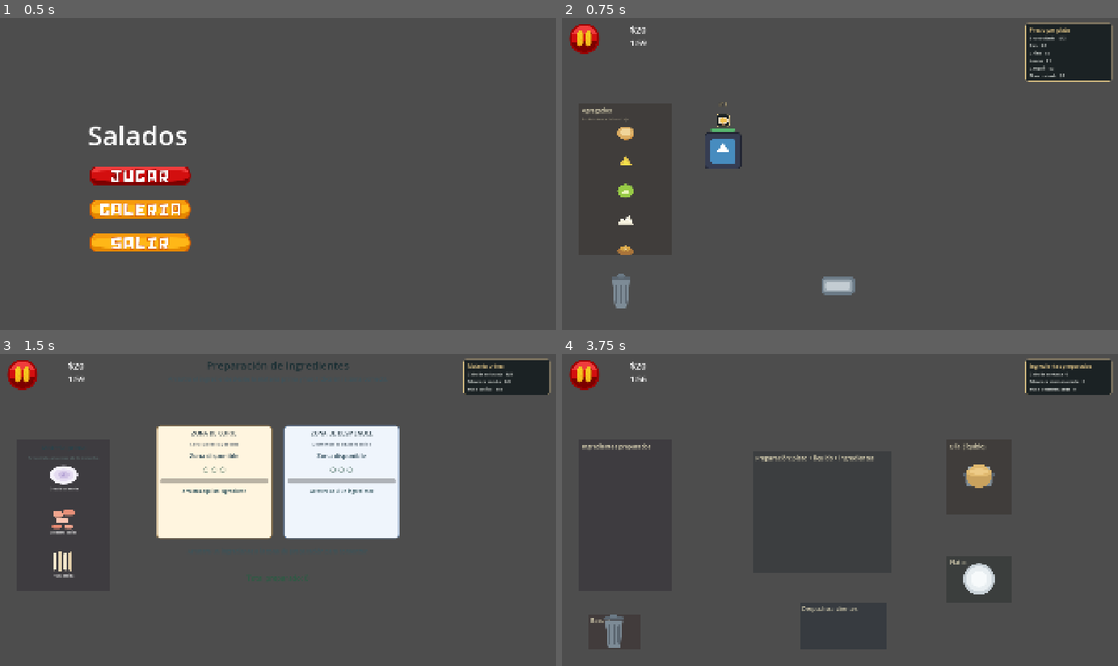
Above: before the commit, frames 1-4 (two rows, left to right).
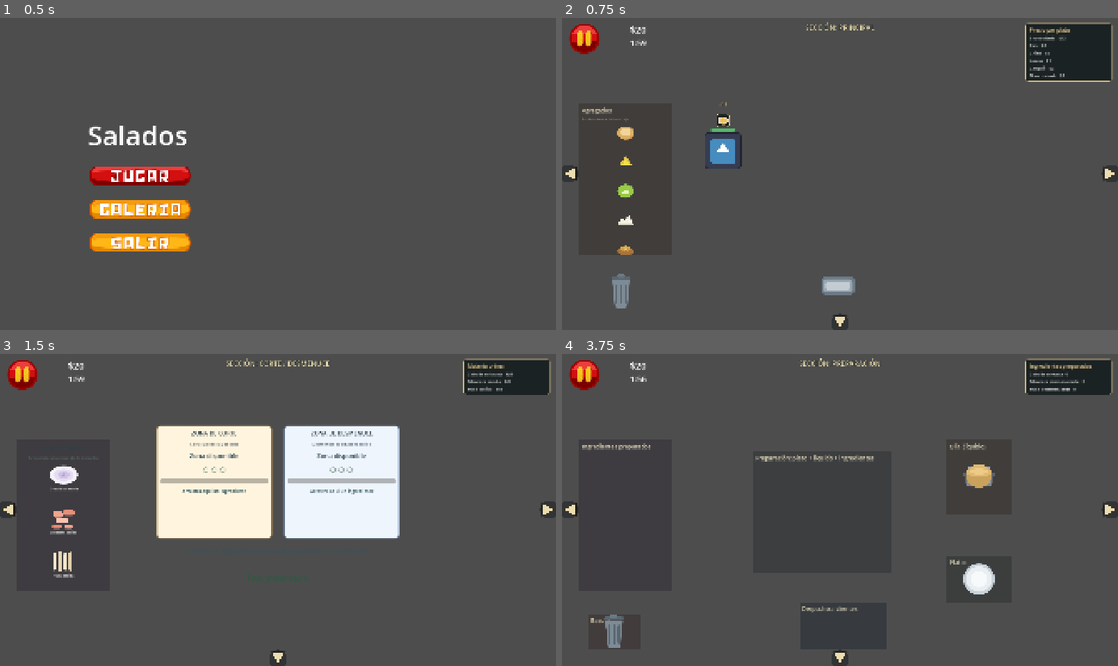
Above: after the commit, the same moments.

Repository: pancrasea/Salados
Game: Godot game, scene res://src/core/main/main.tscn
Same seed, same stepped clock (60 frames per second), same inputs: the game is played once before the commit and once after it. The engine's default icon, where the game draws it, is replaced by a stand-in: a white triangle on a blue panel in a dark square.
Inputs (mouse positions are in pixels of both pictures, inside the frame that each line leads up to):
- Up to frame 1 (0.5 s): no input
- Up to frame 2 (0.75 s): click (701, 177) at 0.5 s
- Up to frame 3 (1.5 s): click (5, 510) at 1.25 s
- Up to frame 4 (3.75 s): click (1112, 510) at 2 s; click (840, 659) at 2.75 s; click (567, 510) at 3.5 s

Frame 1 is identical in both runs. In frame 2, 0.5% of the frame differs, in the area x 0-100%, y 1-100%; in frame 3, 0.8%; in frame 4, 0.6%.

Commit message:
movements buttons

Diff:
--- a/resources/items/canguil.tres
+++ b/resources/items/canguil.tres
@@ -1,12 +1,12 @@
-[gd_resource type="Resource" script_class="ItemData" load_steps=3 format=3]
+[gd_resource type="Resource" script_class="ItemData" format=3 uid="uid://cg450gsrfd3lq"]
 
-[ext_resource type="Script" path="res://src/entities/item/item_data.gd" id="1"]
-[ext_resource type="Texture2D" path="res://assets/sprites/items/canguil.svg" id="2"]
+[ext_resource type="Script" uid="uid://3lbagxejrkv8" path="res://src/entities/item/item_data.gd" id="1"]
+[ext_resource type="Texture2D" uid="uid://ctrwutiihl1rh" path="res://assets/sprites/items/canguil.svg" id="2"]
 
 [resource]
 script = ExtResource("1")
 name = "Canguil"
+icon = ExtResource("2")
+price = 2
 item_id = "canguil"
-icon = ExtResource("2")
 is_final_product = true
-price = 2
--- a/resources/items/chifle.tres
+++ b/resources/items/chifle.tres
@@ -1,12 +1,12 @@
-[gd_resource type="Resource" script_class="ItemData" load_steps=3 format=3]
+[gd_resource type="Resource" script_class="ItemData" format=3 uid="uid://bpb7mdaexy70q"]
 
-[ext_resource type="Script" path="res://src/entities/item/item_data.gd" id="1"]
-[ext_resource type="Texture2D" path="res://assets/sprites/items/chifle.svg" id="2"]
+[ext_resource type="Script" uid="uid://3lbagxejrkv8" path="res://src/entities/item/item_data.gd" id="1"]
+[ext_resource type="Texture2D" uid="uid://borjhg6perjfn" path="res://assets/sprites/items/chifle.svg" id="2"]
 
 [resource]
 script = ExtResource("1")
 name = "Chifle"
+icon = ExtResource("2")
+price = 3
 item_id = "chifle"
-icon = ExtResource("2")
 is_final_product = true
-price = 3
--- a/resources/items/encebollado.tres
+++ b/resources/items/encebollado.tres
@@ -1,13 +1,12 @@
-[gd_resource type="Resource" script_class="ItemData" load_steps=3 format=3]
+[gd_resource type="Resource" script_class="ItemData" format=3 uid="uid://b3uogef8kxvhy"]
 
-[ext_resource type="Script" path="res://src/entities/item/item_data.gd" id="1"]
-[ext_resource type="Texture2D" path="res://assets/sprites/items/encebollado.svg" id="2"]
+[ext_resource type="Script" uid="uid://3lbagxejrkv8" path="res://src/entities/item/item_data.gd" id="1"]
+[ext_resource type="Texture2D" uid="uid://bd3vivbndd1k2" path="res://assets/sprites/items/encebollado.svg" id="2"]
 
 [resource]
 script = ExtResource("1")
 name = "Encebollado"
+icon = ExtResource("2")
+price = 12
 item_id = "encebollado"
-icon = ExtResource("2")
-is_container = false
 is_final_product = true
-price = 12
--- a/resources/items/limon.tres
+++ b/resources/items/limon.tres
@@ -1,12 +1,12 @@
-[gd_resource type="Resource" script_class="ItemData" load_steps=3 format=3]
+[gd_resource type="Resource" script_class="ItemData" format=3 uid="uid://d0k2wagtesou5"]
 
-[ext_resource type="Script" path="res://src/entities/item/item_data.gd" id="1"]
-[ext_resource type="Texture2D" path="res://assets/sprites/items/limon.svg" id="2"]
+[ext_resource type="Script" uid="uid://3lbagxejrkv8" path="res://src/entities/item/item_data.gd" id="1"]
+[ext_resource type="Texture2D" uid="uid://b0upw2ceki5co" path="res://assets/sprites/items/limon.svg" id="2"]
 
 [resource]
 script = ExtResource("1")
 name = "Limón"
+icon = ExtResource("2")
+price = 1
 item_id = "limon"
-icon = ExtResource("2")
 is_final_product = true
-price = 1
--- a/resources/items/maiz_tostado.tres
+++ b/resources/items/maiz_tostado.tres
@@ -1,12 +1,12 @@
-[gd_resource type="Resource" script_class="ItemData" load_steps=3 format=3]
+[gd_resource type="Resource" script_class="ItemData" format=3 uid="uid://b0oknv14q3n6q"]
 
-[ext_resource type="Script" path="res://src/entities/item/item_data.gd" id="1"]
-[ext_resource type="Texture2D" path="res://assets/sprites/items/maiz_tostado.svg" id="2"]
+[ext_resource type="Script" uid="uid://3lbagxejrkv8" path="res://src/entities/item/item_data.gd" id="1"]
+[ext_resource type="Texture2D" uid="uid://coccwmqdcgmsq" path="res://assets/sprites/items/maiz_tostado.svg" id="2"]
 
 [resource]
 script = ExtResource("1")
 name = "Maíz tostado"
+icon = ExtResource("2")
+price = 2
 item_id = "maiz_tostado"
-icon = ExtResource("2")
 is_final_product = true
-price = 2
--- a/resources/items/pan.tres
+++ b/resources/items/pan.tres
@@ -1,12 +1,12 @@
-[gd_resource type="Resource" script_class="ItemData" load_steps=3 format=3]
+[gd_resource type="Resource" script_class="ItemData" format=3 uid="uid://bgxrltlyd7rxc"]
 
-[ext_resource type="Script" path="res://src/entities/item/item_data.gd" id="1"]
-[ext_resource type="Texture2D" path="res://assets/sprites/items/pan.svg" id="2"]
+[ext_resource type="Script" uid="uid://3lbagxejrkv8" path="res://src/entities/item/item_data.gd" id="1"]
+[ext_resource type="Texture2D" uid="uid://dfkncx01qlo27" path="res://assets/sprites/items/pan.svg" id="2"]
 
 [resource]
 script = ExtResource("1")
 name = "Pan"
+icon = ExtResource("2")
+price = 2
 item_id = "pan"
-icon = ExtResource("2")
 is_final_product = true
-price = 2
--- a/resources/items/pescado_desmenuzado.tres
+++ b/resources/items/pescado_desmenuzado.tres
@@ -1,12 +1,10 @@
-[gd_resource type="Resource" script_class="ItemData" load_steps=3 format=3]
+[gd_resource type="Resource" script_class="ItemData" format=3 uid="uid://d1wpe56ey86qb"]
 
-[ext_resource type="Script" path="res://src/entities/item/item_data.gd" id="1"]
-[ext_resource type="Texture2D" path="res://assets/sprites/items/pescado_desmenuzado.svg" id="2"]
+[ext_resource type="Script" uid="uid://3lbagxejrkv8" path="res://src/entities/item/item_data.gd" id="1"]
+[ext_resource type="Texture2D" uid="uid://cbvio35ghrond" path="res://assets/sprites/items/pescado_desmenuzado.svg" id="2"]
 
 [resource]
 script = ExtResource("1")
 name = "Albacora desmenuzada"
+icon = ExtResource("2")
 item_id = "albacora_desmenuzada"
-icon = ExtResource("2")
-is_container = false
-is_final_product = false
--- a/src/entities/station/corte_desmenuce/CorteDesmenuce.tscn
+++ b/src/entities/station/corte_desmenuce/CorteDesmenuce.tscn
@@ -1,22 +1,22 @@
-[gd_scene load_steps=11 format=3]
+[gd_scene format=3 uid="uid://c3of4ejo5xpoa"]
 
-[ext_resource type="Script" path="res://src/entities/station/corte_desmenuce/corte_desmenuce.gd" id="1_script"]
+[ext_resource type="Script" uid="uid://brnct65djgr6r" path="res://src/entities/station/corte_desmenuce/corte_desmenuce.gd" id="1_script"]
 [ext_resource type="PackedScene" path="res://src/entities/station/corte_desmenuce/components/zona_procesamiento.tscn" id="2_zona"]
 [ext_resource type="Theme" path="res://src/ui/themes/corte_theme.tres" id="3_theme"]
-[ext_resource type="Script" path="res://src/entities/item/food_spawner.gd" id="4_spawner"]
-[ext_resource type="PackedScene" path="res://src/entities/item/base_item.tscn" id="5_base"]
-[ext_resource type="Script" path="res://src/entities/item/item_data.gd" id="6_item"]
-[ext_resource type="Resource" path="res://resources/items/item_cebolla_colorada.tres" id="7_cebolla"]
-[ext_resource type="Resource" path="res://resources/items/item_albacora.tres" id="8_albacora"]
-[ext_resource type="Resource" path="res://resources/items/item_yuca.tres" id="9_yuca"]
+[ext_resource type="Script" uid="uid://d32mm0dvlxby5" path="res://src/entities/item/food_spawner.gd" id="4_spawner"]
+[ext_resource type="PackedScene" uid="uid://cprepj6on75a7" path="res://src/entities/item/base_item.tscn" id="5_base"]
+[ext_resource type="Script" uid="uid://3lbagxejrkv8" path="res://src/entities/item/item_data.gd" id="6_item"]
+[ext_resource type="Resource" uid="uid://dp16ststomd85" path="res://resources/items/item_cebolla_colorada.tres" id="7_cebolla"]
+[ext_resource type="Resource" uid="uid://bs6x8roxg4tob" path="res://resources/items/item_albacora.tres" id="8_albacora"]
+[ext_resource type="Resource" uid="uid://ddhjmj1sdmjxl" path="res://resources/items/item_yuca.tres" id="9_yuca"]
 
 [sub_resource type="RectangleShape2D" id="Shape_Entrada"]
 size = Vector2(900, 420)
 
-[node name="CorteDesmenuce" type="Node2D"]
+[node name="CorteDesmenuce" type="Node2D" unique_id=673223503]
 script = ExtResource("1_script")
 
-[node name="ZonaMateriaPrima" type="ColorRect" parent="."]
+[node name="ZonaMateriaPrima" type="ColorRect" parent="." unique_id=256214451]
 offset_left = 60.0
 offset_top = 300.0
 offset_right = 380.0
@@ -24,23 +24,22 @@
 mouse_filter = 2
 color = Color(0.14, 0.12, 0.16, 0.35)
 
-[node name="MateriaPrima" type="Node2D" parent="."]
+[node name="MateriaPrima" type="Node2D" parent="." unique_id=139199273]
 position = Vector2(220, 420)
 script = ExtResource("4_spawner")
 foods = Array[ExtResource("6_item")]([ExtResource("7_cebolla"), ExtResource("8_albacora"), ExtResource("9_yuca")])
 item_scene = ExtResource("5_base")
 respawn_delay = 0.6
-slot_spacing = 150.0
 first_slot_offset = Vector2(0, 0)
 stock_source = 2
 
-[node name="DropArea" type="Area2D" parent="."]
+[node name="DropArea" type="Area2D" parent="." unique_id=830420208]
 position = Vector2(960, 445)
 
-[node name="CollisionShape2D" type="CollisionShape2D" parent="DropArea"]
+[node name="CollisionShape2D" type="CollisionShape2D" parent="DropArea" unique_id=1856897309]
 shape = SubResource("Shape_Entrada")
 
-[node name="UILayer" type="Control" parent="."]
+[node name="UILayer" type="Control" parent="." unique_id=2017049497]
 layout_mode = 3
 anchors_preset = 15
 anchor_right = 1.0
@@ -49,8 +48,8 @@
 grow_vertical = 2
 mouse_filter = 2
 
-[node name="Pantalla" type="Control" parent="UILayer"]
-layout_mode = 3
+[node name="Pantalla" type="Control" parent="UILayer" unique_id=560226409]
+layout_mode = 1
 anchors_preset = 15
 anchor_right = 1.0
 anchor_bottom = 1.0
@@ -59,66 +58,38 @@
 mouse_filter = 2
 theme = ExtResource("3_theme")
 
-[node name="Titulo" type="Label" parent="UILayer/Pantalla"]
-layout_mode = 0
-offset_left = 0.0
-offset_top = 16.0
-offset_right = 1920.0
-offset_bottom = 64.0
-mouse_filter = 2
-theme_override_font_sizes/font_size = 36
-theme_override_colors/font_color = Color(0.10, 0.18, 0.20, 1)
-text = "Preparación de ingredientes"
-horizontal_alignment = 1
-
-[node name="Subtitulo" type="Label" parent="UILayer/Pantalla"]
-layout_mode = 0
-offset_left = 0.0
-offset_top = 74.0
-offset_right = 1920.0
-offset_bottom = 108.0
-mouse_filter = 2
-theme_override_font_sizes/font_size = 20
-theme_override_colors/font_color = Color(0.24, 0.32, 0.35, 1)
-text = "Arrastra el ingrediente desde la materia prima y haz 3 clics en la zona correcta."
-horizontal_alignment = 1
-
-[node name="EtiquetaStock" type="Label" parent="UILayer/Pantalla"]
+[node name="EtiquetaStock" type="Label" parent="UILayer/Pantalla" unique_id=1097413075]
 layout_mode = 0
 offset_left = 60.0
 offset_top = 310.0
 offset_right = 380.0
 offset_bottom = 346.0
-mouse_filter = 2
+theme_override_colors/font_color = Color(0.15, 0.26, 0.29, 1)
 theme_override_font_sizes/font_size = 22
-theme_override_colors/font_color = Color(0.15, 0.26, 0.29, 1)
 text = "Materia prima"
 horizontal_alignment = 1
 
-[node name="AyudaStock" type="Label" parent="UILayer/Pantalla"]
+[node name="AyudaStock" type="Label" parent="UILayer/Pantalla" unique_id=256560525]
 layout_mode = 0
 offset_left = 60.0
 offset_top = 350.0
 offset_right = 380.0
 offset_bottom = 381.0
-mouse_filter = 2
+theme_override_colors/font_color = Color(0.33, 0.4, 0.4, 1)
 theme_override_font_sizes/font_size = 15
-theme_override_colors/font_color = Color(0.33, 0.40, 0.40, 1)
 text = "Arrástrala a la zona de la derecha."
 horizontal_alignment = 1
 
-[node name="ZonaCorte" parent="UILayer/Pantalla" instance=ExtResource("2_zona")]
+[node name="ZonaCorte" parent="UILayer/Pantalla" unique_id=1097341260 instance=ExtResource("2_zona")]
 unique_name_in_owner = true
 layout_mode = 0
 offset_left = 540.0
 offset_top = 250.0
 offset_right = 940.0
 offset_bottom = 640.0
-tipo_aceptado = 0
-titulo_visible = "ZONA DE CORTE"
 ayuda_visible = "Corta la cebolla y la yuca"
 
-[node name="ZonaDesmenuce" parent="UILayer/Pantalla" instance=ExtResource("2_zona")]
+[node name="ZonaDesmenuce" parent="UILayer/Pantalla" unique_id=1697407735 instance=ExtResource("2_zona")]
 unique_name_in_owner = true
 layout_mode = 0
 offset_left = 980.0
@@ -129,29 +100,27 @@
 titulo_visible = "ZONA DE DESMENUCE"
 ayuda_visible = "Desmenuza la albacora cocida"
 
-[node name="Mensaje" type="Label" parent="UILayer/Pantalla"]
+[node name="Mensaje" type="Label" parent="UILayer/Pantalla" unique_id=451970077]
 unique_name_in_owner = true
 layout_mode = 0
 offset_left = 540.0
 offset_top = 670.0
 offset_right = 1380.0
 offset_bottom = 730.0
-mouse_filter = 2
+theme_override_colors/font_color = Color(0.24, 0.32, 0.34, 1)
 theme_override_font_sizes/font_size = 20
-theme_override_colors/font_color = Color(0.24, 0.32, 0.34, 1)
 text = "Arrastra un ingrediente a la zona de preparación para comenzar."
 horizontal_alignment = 1
 autowrap_mode = 3
 
-[node name="ProgresoTotal" type="Label" parent="UILayer/Pantalla"]
+[node name="ProgresoTotal" type="Label" parent="UILayer/Pantalla" unique_id=222212758]
 unique_name_in_owner = true
 layout_mode = 0
 offset_left = 690.0
 offset_top = 760.0
 offset_right = 1230.0
 offset_bottom = 800.0
-mouse_filter = 2
+theme_override_colors/font_color = Color(0.16, 0.36, 0.26, 1)
 theme_override_font_sizes/font_size = 24
-theme_override_colors/font_color = Color(0.16, 0.36, 0.26, 1)
 text = "Total preparado: 0"
 horizontal_alignment = 1
--- a/src/ui/mouse_interaction.gd
+++ b/src/ui/mouse_interaction.gd
@@ -1,20 +1,71 @@
 extends CanvasLayer
+
+## Controles de navegación entre secciones. Tres botones (zonas de borde
+## izquierda/derecha/abajo) giran la estación con `GameManager.turn_left`,
+## `turn_right` y `turn_back`. Cada botón muestra una flecha visible
+## (`nav_arrow.gd`) y una etiqueta central indica la sección actual.
 
 @onready var left: Control = $left
 @onready var right: Control = $right
 @onready var buttom: Control = $buttom
+@onready var seccion_actual: Label = $SeccionActual
+
+## Valores de GameManager.Side (FRONT, LEFT, RIGHT, BACK) repetidos como
+## constantes locales para no depender del identificador global GameManager en
+## arranques headless con `--script`.
+const SIDE_FRONT: int = 0
+const SIDE_LEFT: int = 1
+const SIDE_RIGHT: int = 2
+const SIDE_BACK: int = 3
+
+## Autoload GameManager resuelto por ruta (ver hud.gd).
+var _game_manager: Node = null
+
+
+func _ready() -> void:
+	_game_manager = get_node_or_null("/root/GameManager")
+	if _game_manager == null:
+		return
+	var station_signal: Signal = _game_manager.get("station_changed")
+	station_signal.connect(_on_station_changed)
+	_on_station_changed(int(_game_manager.call("current_side")))
+
 
 func _on_left_gui_input(event: InputEvent) -> void:
 	if event is InputEventMouseButton and Input.is_mouse_button_pressed(MOUSE_BUTTON_LEFT):
-		print("LEFT")
-		GameManager.turn_left()
+		_turn("turn_left")
+
 
 func _on_right_gui_input(event: InputEvent) -> void:
 	if event is InputEventMouseButton and Input.is_mouse_button_pressed(MOUSE_BUTTON_LEFT):
-		print("RIGHT")
-		GameManager.turn_right()
+		_turn("turn_right")
+
 
 func _on_buttom_gui_input(event: InputEvent) -> void:
 	if event is InputEventMouseButton and Input.is_mouse_button_pressed(MOUSE_BUTTON_LEFT):
-		print("BACK")
-		GameManager.turn_back()
+		_turn("turn_back")
+
+
+## Gira la estación delegando en GameManager (resuelto por ruta para funcionar
+## también en arranques headless con `--script`).
+func _turn(method: String) -> void:
+	if _game_manager != null:
+		_game_manager.call(method)
+
+
+func _on_station_changed(side: int) -> void:
+	seccion_actual.text = "SECCIÓN: %s" % _side_name(side)
+
+
+## Nombre visible de cada lado para la etiqueta de sección actual.
+func _side_name(side: int) -> String:
+	match side:
+		SIDE_FRONT:
+			return "PRINCIPAL"
+		SIDE_LEFT:
+			return "CORTE / DESMENUCE"
+		SIDE_RIGHT:
+			return "PREPARACIÓN"
+		SIDE_BACK:
+			return "ATRÁS"
+	return "DESCONOCIDA"
--- a/src/ui/mouse_interaction.tscn
+++ b/src/ui/mouse_interaction.tscn
@@ -1,6 +1,7 @@
 [gd_scene format=3 uid="uid://dl02jj5ury3y8"]
 
 [ext_resource type="Script" uid="uid://c0u3w5hlgdo2s" path="res://src/ui/mouse_interaction.gd" id="1_kubse"]
+[ext_resource type="Script" uid="uid://cy6eqa8v1yt2v" path="res://src/ui/nav_arrow.gd" id="2_navarr"]
 
 [node name="MouseInteraction" type="CanvasLayer" unique_id=1888662768]
 script = ExtResource("1_kubse")
@@ -11,6 +12,17 @@
 offset_right = 50.0
 grow_vertical = 2
 
+[node name="Flecha" type="Control" parent="left"]
+layout_mode = 1
+anchors_preset = 15
+anchor_right = 1.0
+anchor_bottom = 1.0
+grow_horizontal = 2
+grow_vertical = 2
+mouse_filter = 2
+script = ExtResource("2_navarr")
+direccion = 0
+
 [node name="right" type="TextureButton" parent="." unique_id=238538194]
 anchors_preset = 11
 anchor_left = 1.0
@@ -19,6 +31,17 @@
 offset_left = -49.0
 grow_horizontal = 0
 grow_vertical = 2
+
+[node name="Flecha" type="Control" parent="right"]
+layout_mode = 1
+anchors_preset = 15
+anchor_right = 1.0
+anchor_bottom = 1.0
+grow_horizontal = 2
+grow_vertical = 2
+mouse_filter = 2
+script = ExtResource("2_navarr")
+direccion = 1
 
 [node name="buttom" type="TextureButton" parent="." unique_id=1160394354]
 anchors_preset = 12
@@ -29,6 +52,35 @@
 grow_horizontal = 2
 grow_vertical = 0
 
+[node name="Flecha" type="Control" parent="buttom"]
+layout_mode = 1
+anchors_preset = 15
+anchor_right = 1.0
+anchor_bottom = 1.0
+grow_horizontal = 2
+grow_vertical = 2
+mouse_filter = 2
+script = ExtResource("2_navarr")
+direccion = 2
+
+[node name="SeccionActual" type="Label" parent="." unique_id=1904182210]
+anchors_preset = 5
+anchor_left = 0.5
+anchor_right = 0.5
+offset_left = -180.0
+offset_top = 16.0
+offset_right = 180.0
+offset_bottom = 56.0
+grow_horizontal = 2
+mouse_filter = 2
+theme_override_colors/font_color = Color(0.96, 0.9, 0.72, 1)
+theme_override_colors/font_outline_color = Color(0.06, 0.09, 0.1, 1)
+theme_override_constants/outline_size = 6
+theme_override_font_sizes/font_size = 24
+text = "SECCIÓN: PRINCIPAL"
+horizontal_alignment = 1
+vertical_alignment = 1
+
 [connection signal="gui_input" from="left" to="." method="_on_left_gui_input"]
 [connection signal="gui_input" from="right" to="." method="_on_right_gui_input"]
 [connection signal="gui_input" from="buttom" to="." method="_on_buttom_gui_input"]
--- /dev/null
+++ b/src/ui/nav_arrow.gd
@@ -0,0 +1,53 @@
+extends Control
+
+## Flecha visible de los botones de navegación entre secciones. Se dibuja con
+## polígonos centrados en el control, sin depender de fuentes ni texturas, para
+## que las zonas de clic de `mouse_interaction` (izquierda/derecha/abajo) se
+## vean siempre. `mouse_filter` debe ser IGNORE: el clic lo recibe el
+## TextureButton padre.
+
+## Dirección a la que apunta la flecha.
+@export_enum("Izquierda:0", "Derecha:1", "Abajo:2") var direccion: int = 0
+## Tamaño (ancho/alto) del triángulo dibujado, en píxeles.
+@export var tamano: float = 46.0
+## Color de relleno de la flecha.
+@export var color: Color = Color(0.96, 0.9, 0.72, 0.95)
+## Color del borde de la flecha.
+@export var color_borde: Color = Color(0.1, 0.08, 0.06, 0.85)
+## Color del disco de fondo que mejora el contraste sobre la escena.
+@export var color_fondo: Color = Color(0.06, 0.09, 0.1, 0.45)
+
+
+func _ready() -> void:
+	resized.connect(queue_redraw)
+	queue_redraw()
+
+
+func _draw() -> void:
+	var centro := size * 0.5
+	var mitad := tamano * 0.5
+	var puntos: PackedVector2Array
+	match direccion:
+		0:
+			puntos = PackedVector2Array([
+				centro + Vector2(mitad, -mitad),
+				centro + Vector2(mitad, mitad),
+				centro + Vector2(-mitad, 0.0),
+			])
+		1:
+			puntos = PackedVector2Array([
+				centro + Vector2(-mitad, -mitad),
+				centro + Vector2(-mitad, mitad),
+				centro + Vector2(mitad, 0.0),
+			])
+		_:
+			puntos = PackedVector2Array([
+				centro + Vector2(-mitad, -mitad),
+				centro + Vector2(mitad, -mitad),
+				centro + Vector2(0.0, mitad),
+			])
+	draw_circle(centro, mitad + 8.0, color_fondo)
+	draw_colored_polygon(puntos, color)
+	var contorno := puntos.duplicate()
+	contorno.append(puntos[0])
+	draw_polyline(contorno, color_borde, 3.0, true)
--- a/src/ui/themes/corte_theme.tres
+++ b/src/ui/themes/corte_theme.tres
@@ -1,4 +1,4 @@
-[gd_resource type="Theme" format=3]
+[gd_resource type="Theme" format=3 uid="uid://b3asdm38a2piv"]
 
 [resource]
 Label/colors/font_color = Color(0.15, 0.2, 0.24, 1)
Not shown: 1 places in resources/items/item_albacora.tres that only renumber resources
Not shown, added: src/ui/nav_arrow.gd.uid
Not shown, changed: AGENTS.md
